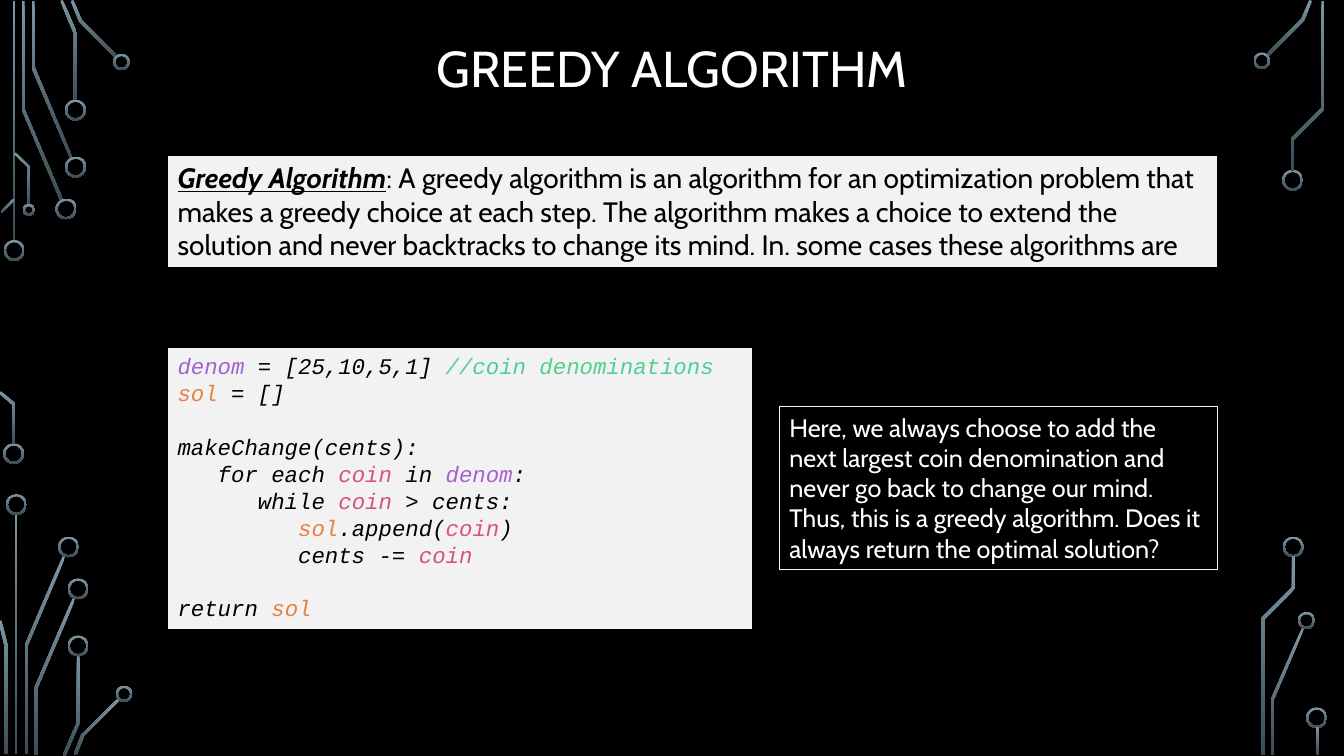
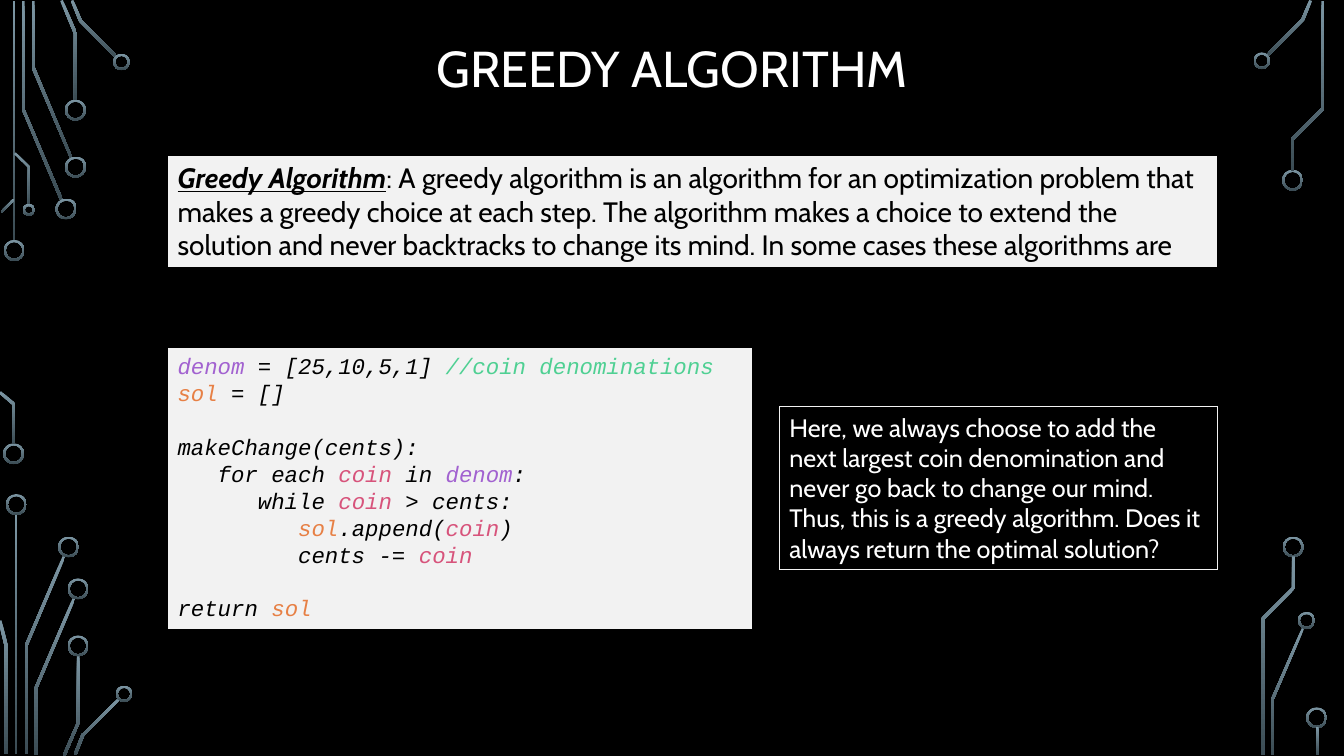
Before and after one commit to markfloryan/dsa2, a slide deck: slide 12 of slides/03-1-GreedyIntroChange.pptx. Drawn at 1344x756 pixels with LibreOffice and Linux fonts; fonts in the diff are those of the drawing; background and template pictures are left out. Boxes give left, top, right and bottom in pixels: in the first picture for what was removed or moved away, otherwise in the second. Text is boxed around its words. In the diff, an @@ line names an element or a change of style, - is before the commit and + after.

Commit message:
slide updates

```diff
--- a/slides/03-1-GreedyIntroChange.pptx
+++ b/slides/03-1-GreedyIntroChange.pptx
@@ text in rectangle at (178, 167, 1193, 267): text changed @@
-Greedy Algorithm: A greedy algorithm is an algorithm for an optimization problem that makes a greedy choice at each step. The algorithm makes a choice to extend the solution and never backtracks to change its mind. In. some cases these algorithms are optimal.
+Greedy Algorithm: A greedy algorithm is an algorithm for an optimization problem that makes a greedy choice at each step. The algorithm makes a choice to extend the solution and never backtracks to change its mind. In some cases these algorithms are optimal.
```
Also in this commit, not shown: 2 other slides changed, 5 other files.
